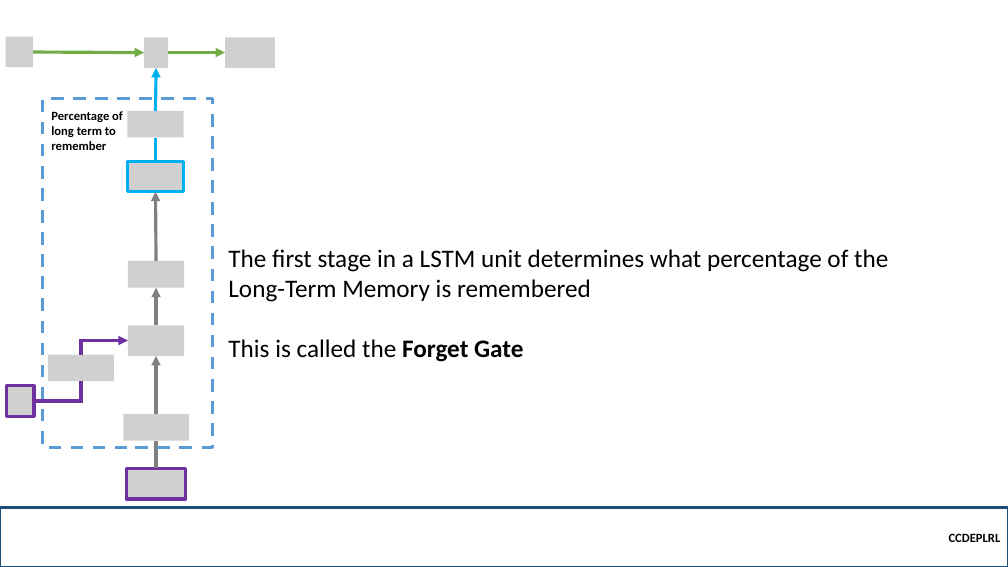
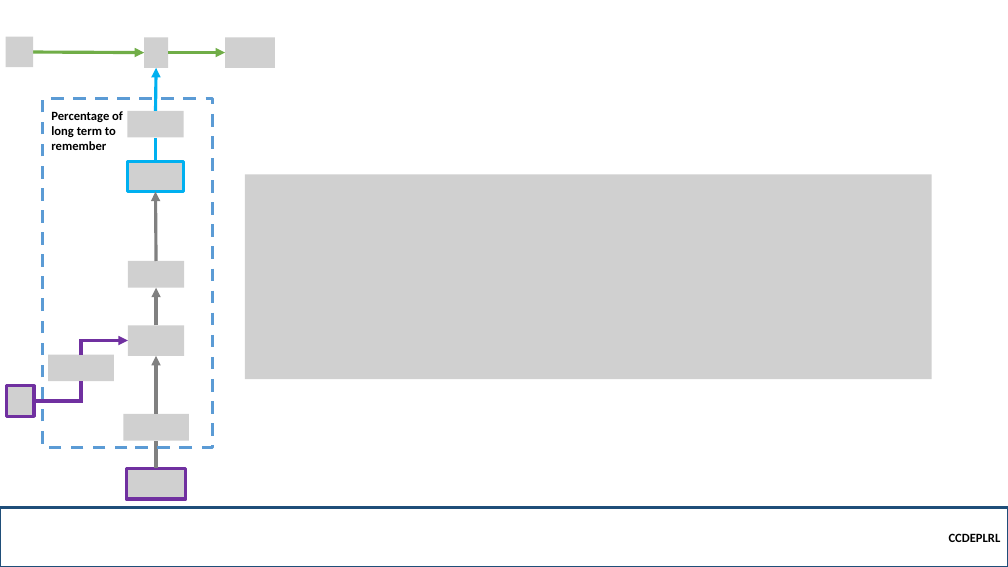
Before and after one commit to robitussin/CCDEPLRL, a slide deck: slide 12 of Week 8 and 9 - Deep Sequence Modeling/Long Short Term Memory.pptx (slide 11 before the commit). Drawn at 1008x567 pixels with LibreOffice and Linux fonts; fonts in the diff are those of the drawing; grey boxes stand for pictures; background and template pictures are left out. Boxes give left, top, right and bottom in pixels: in the first picture for what was removed or moved away, otherwise in the second. Text is boxed around its words. In the diff, an @@ line names an element or a change of style, - is before the commit and + after.

```diff
--- a/Week 8 and 9 - Deep Sequence Modeling/Long Short Term Memory.pptx
+++ b/Week 8 and 9 - Deep Sequence Modeling/Long Short Term Memory.pptx
@@ picture added at (245, 175, 932, 380) @@
@@ text removed at (228, 249, 888, 362) @@
-The first stage in a LSTM unit determines what percentage of the Long-Term Memory is remembered
-This is called the Forget Gate
```
Also in this commit, not shown: 2 other slides changed, 3 slides added, 2 other files.
